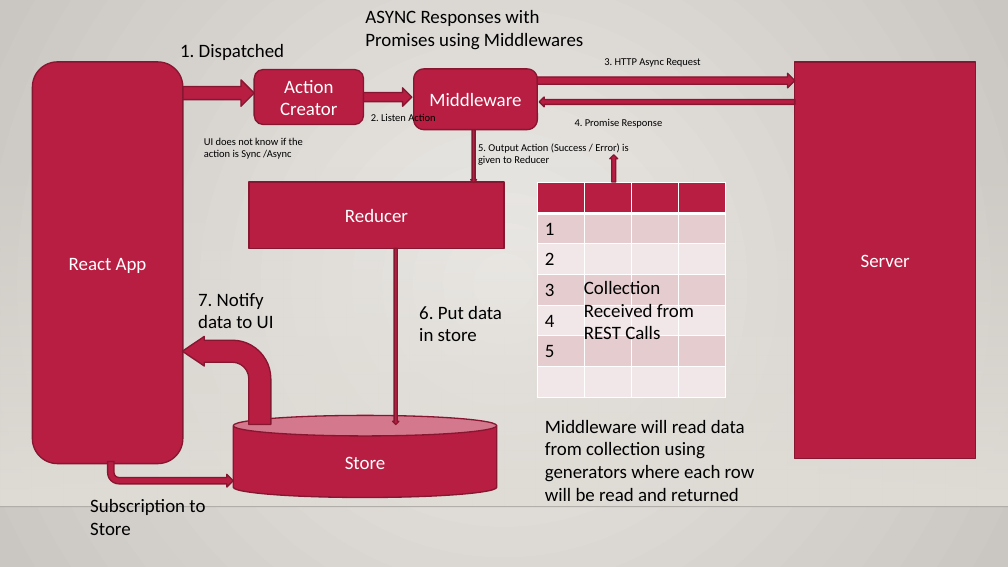
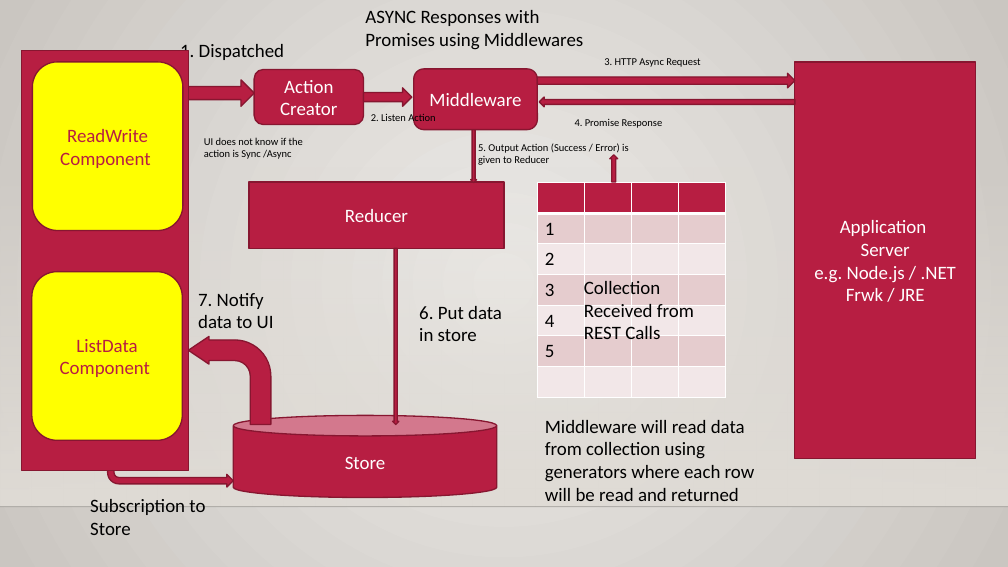
Before and after one commit to maheshsabnis/blazejan2021, a slide deck: slide 66 of Training_Notes_PPTs.pptx. Drawn at 1008x567 pixels with LibreOffice and Linux fonts; fonts in the diff are those of the drawing; background and template pictures are left out. Boxes give left, top, right and bottom in pixels: in the first picture for what was removed or moved away, otherwise in the second. Text is boxed around its words. In the diff, an @@ line names an element or a change of style, - is before the commit and + after.

Commit message:
React-Redux-Saga Final

```diff
--- a/Training_Notes_PPTs.pptx
+++ b/Training_Notes_PPTs.pptx
@@ rectangle added at bbox=[22, 51, 188, 471], fill #B71E42, outline #871631 1.25 pt @@
@@ rounded rectangle removed at bbox=[33, 62, 183, 464] @@
-React App
@@ rounded rectangle added at bbox=[33, 62, 183, 231], fill #FFFF00, outline #871631 1.25 pt, 18 pt, text #B71E42 @@
+ReadWrite Component
@@ text in rectangle at bbox=[840, 220, 927, 236]: paragraph added @@
+Application
@@ text in rectangle at bbox=[814, 266, 956, 301]: paragraph added @@
+e.g. Node.js / .NET Frwk / JRE
@@ rounded rectangle added at bbox=[32, 271, 182, 440], fill #FFFF00, outline #871631 1.25 pt, 18 pt, text #B71E42 @@
+ListData Component
@@ bent arrow: place and size @@
-bent arrow at bbox=[182, 337, 271, 425]
+bent arrow at bbox=[188, 337, 271, 425]
```
Also in this commit, not shown: 11 other files.
